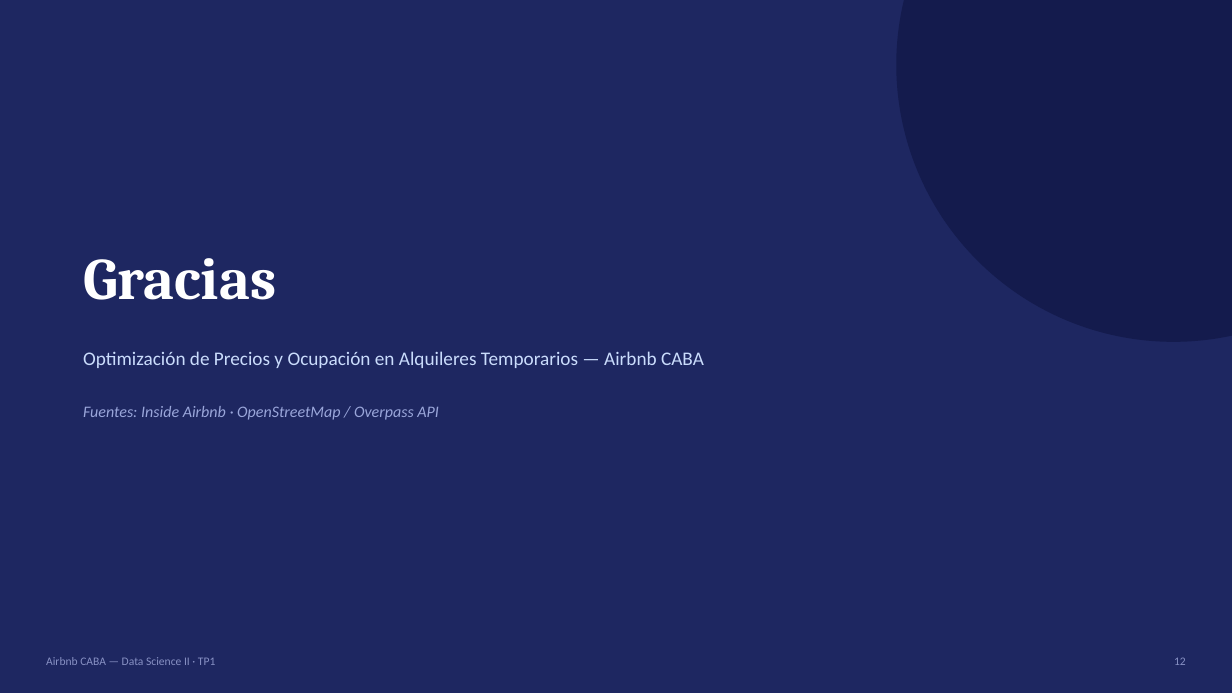
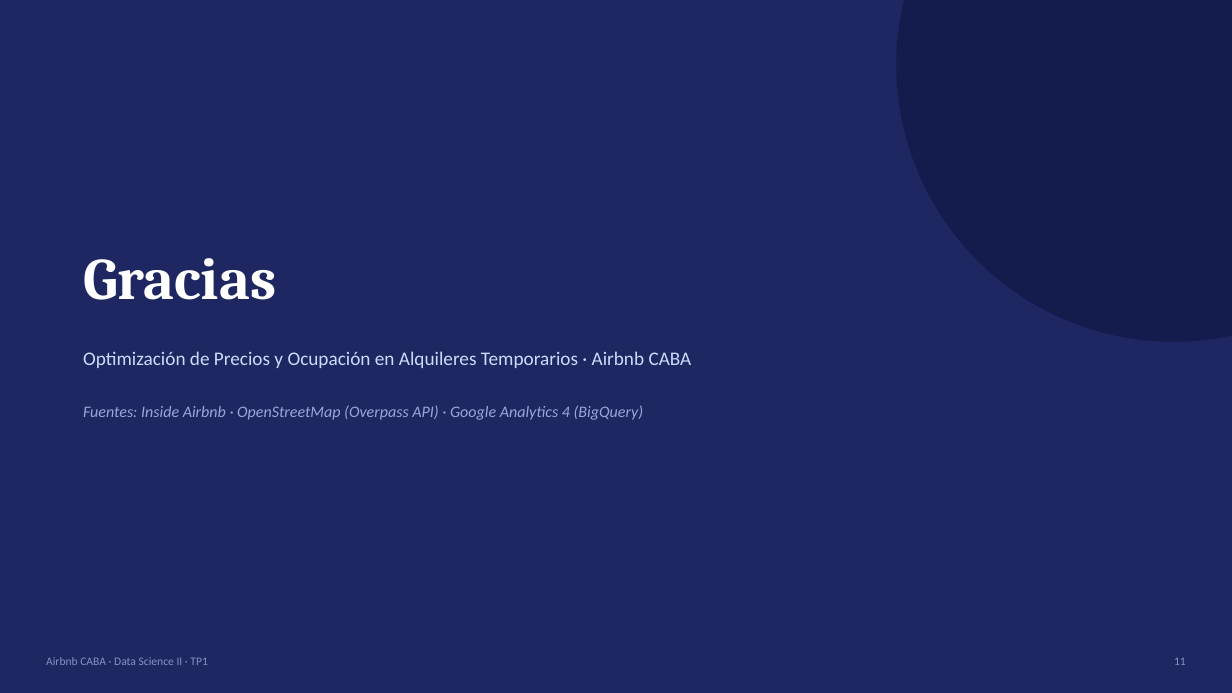
Before and after one commit to sofidemier/PreentregaDSII-Algamiz, a slide deck: slide 11 of Preentrega - Sofia Algamiz.pptx (slide 12 before the commit). Drawn at 1232x693 pixels with LibreOffice and Linux fonts; fonts in the diff are those of the drawing. Boxes give left, top, right and bottom in pixels: in the first picture for what was removed or moved away, otherwise in the second. Text is boxed around its words. In the diff, an @@ line names an element or a change of style, - is before the commit and + after.

```diff
--- a/Preentrega - Sofia Algamiz.pptx
+++ b/Preentrega - Sofia Algamiz.pptx
@@ text at <box>83,351,692,368</box>: text changed @@
-Optimización de Precios y Ocupación en Alquileres Temporarios — Airbnb CABA
+Optimización de Precios y Ocupación en Alquileres Temporarios · Airbnb CABA
@@ text at <box>83,405,644,420</box>: text changed @@
-Fuentes: Inside Airbnb · OpenStreetMap / Overpass API
+Fuentes: Inside Airbnb · OpenStreetMap (Overpass API) · Google Analytics 4 (BigQuery)
@@ text at <box>46,657,207,665</box>: text changed @@
-Airbnb CABA — Data Science II · TP1
+Airbnb CABA · Data Science II · TP1
```
Also in this commit, not shown: 10 other slides changed, 1 slide removed, 1 other file.
